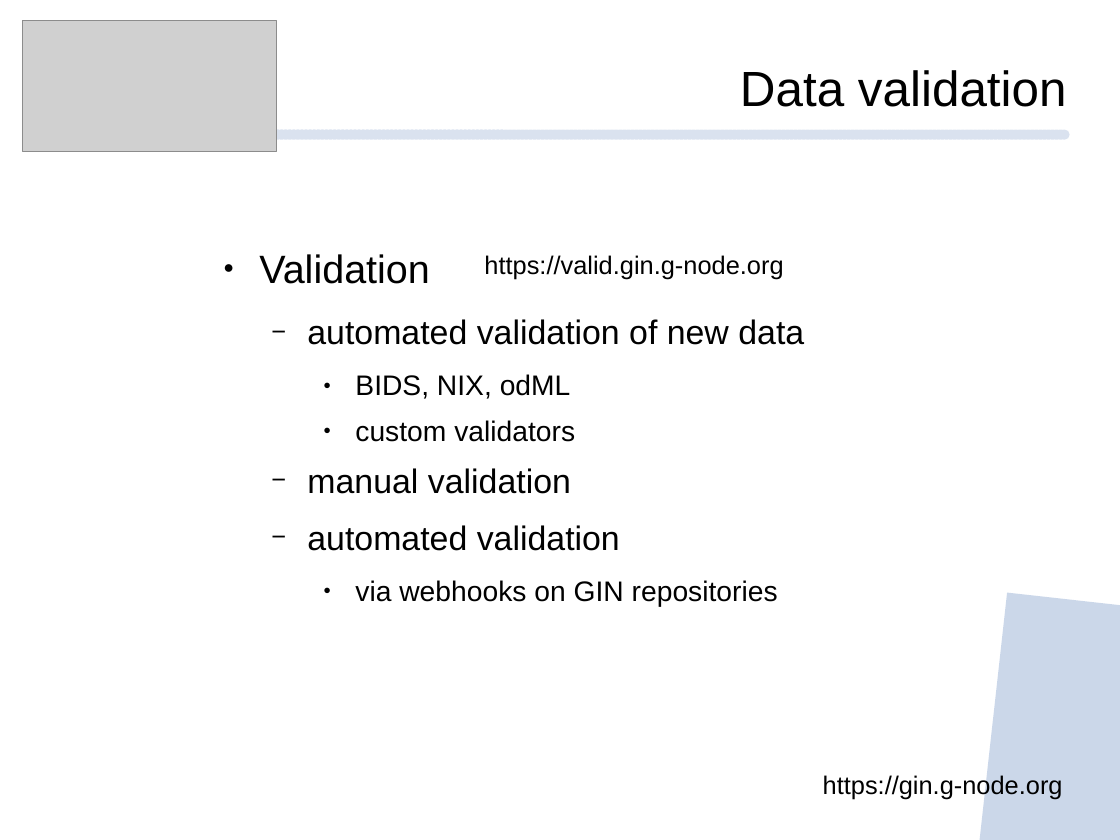
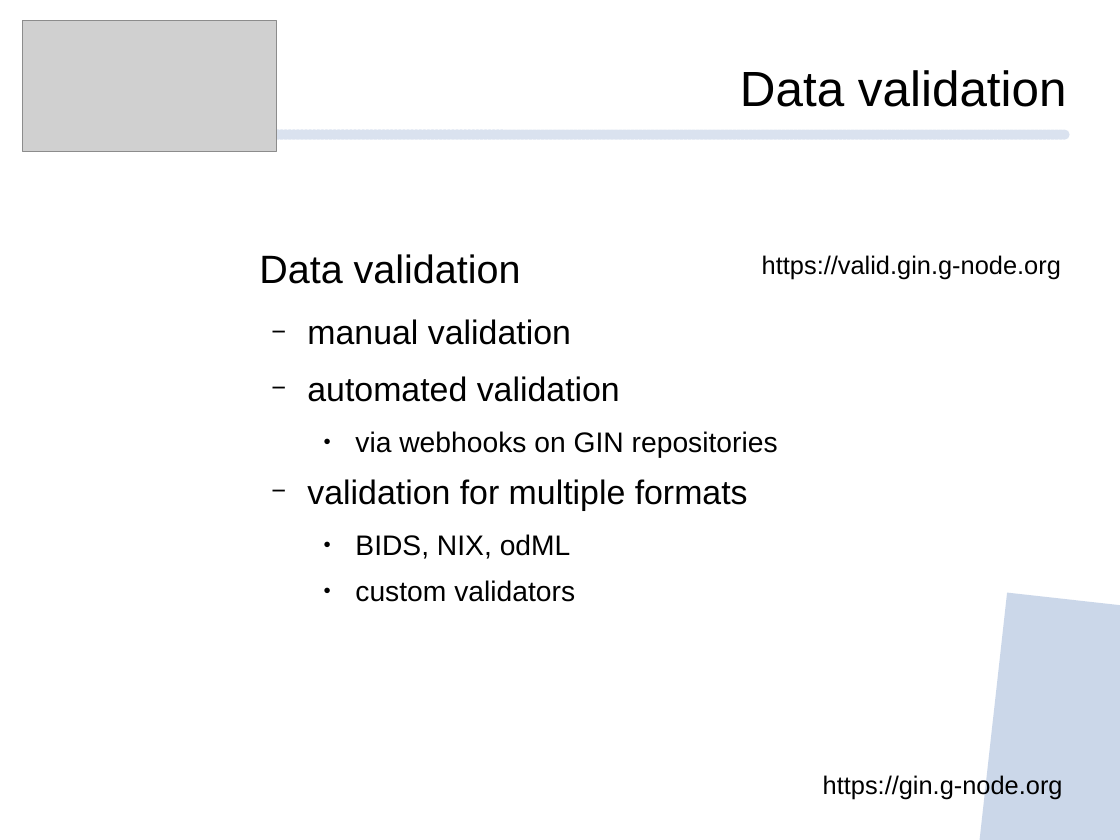
Before and after one commit to mpsonntag/prespost, a slide deck: slide 7 of 202209_INCF_online/202209_INCF_Online_GIN.odp. Drawn at 1120x840 pixels with LibreOffice and Linux fonts; fonts in the diff are those of the drawing; grey boxes stand for pictures; background and template pictures are left out. Boxes give left, top, right and bottom in pixels: in the first picture for what was removed or moved away, otherwise in the second. Text is boxed around its words. In the diff, an @@ line names an element or a change of style, - is before the commit and + after.

```diff
--- a/202209_INCF_online/202209_INCF_Online_GIN.odp
+++ b/202209_INCF_online/202209_INCF_Online_GIN.odp
@@ text at [259, 254, 521, 284]: text changed; size 20 to 28 pt @@
-● Validation
-  − automated validation of new data
-    ● BIDS, NIX, odML
-    ● custom validators
+Data validation
@@ text "https://valid.gin.g-node.org": place and size @@
-text "https://valid.gin.g-node.org" at [484, 255, 783, 279]
+text "https://valid.gin.g-node.org" at [762, 255, 1061, 279]
@@ text at [307, 479, 748, 602]: paragraphs added @@
+  − validation for multiple formats
+    ● BIDS, NIX, odML
+    ● custom validators
```
Also in this commit, not shown: 5 other slides changed, 2 slides added.
